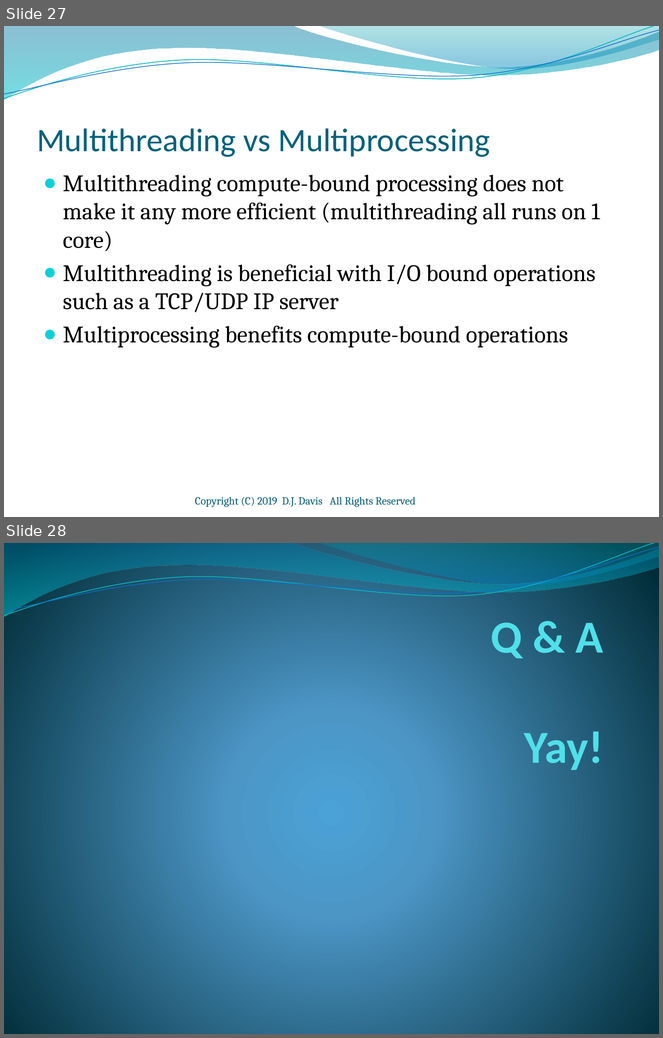
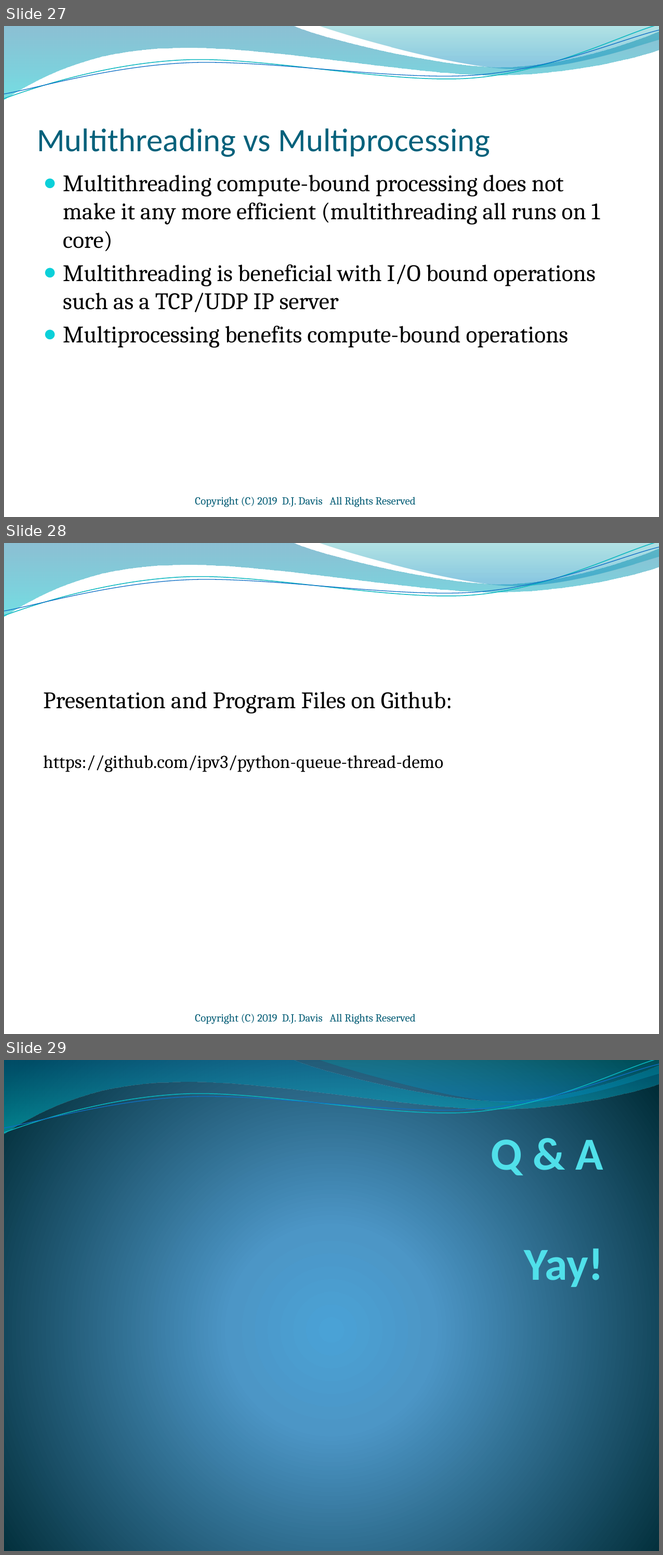
Before and after one commit to ipv3/python-queue-thread-demo, a slide deck: Python-Queues-and-Threads.pptx. Shown one above the other, each under a label of ours: slides 27 and 28 before the commit, slides 27, 28 and 29 after it. The pictures are 663x1038 and 663x1555 pixels, drawn with LibreOffice and Linux fonts; fonts in the diff are those of the drawing; background and template pictures are left out. Boxes give left, top, right and bottom in pixels: in the first picture for what was removed or moved away, otherwise in the second. Text is boxed around its words. In the diff, an @@ line names an element or a change of style, - is before the commit and + after.

```diff
--- a/Python-Queues-and-Threads.pptx
+++ b/Python-Queues-and-Threads.pptx
@@ slide 28 added at (x1=4, y1=543, x2=659, y2=1034), background picture (left out); not listed: 4 template elements that a slide beside it also shows @@
@@ text added at (x1=43, y1=692, x2=453, y2=772), 20 pt, text #000000 @@
+Presentation and Program Files on Github:
+https://github.com/ipv3/python-queue-thread-demo
@@ text added at (x1=195, y1=1014, x2=416, y2=1025), 12 pt, text #045D75 @@
+Copyright (C) 2019 D.J. Davis All Rights Reserved
@@ what was slide 28 is now slide 29 @@
```
Also in this commit, not shown: 2 slides changed.
